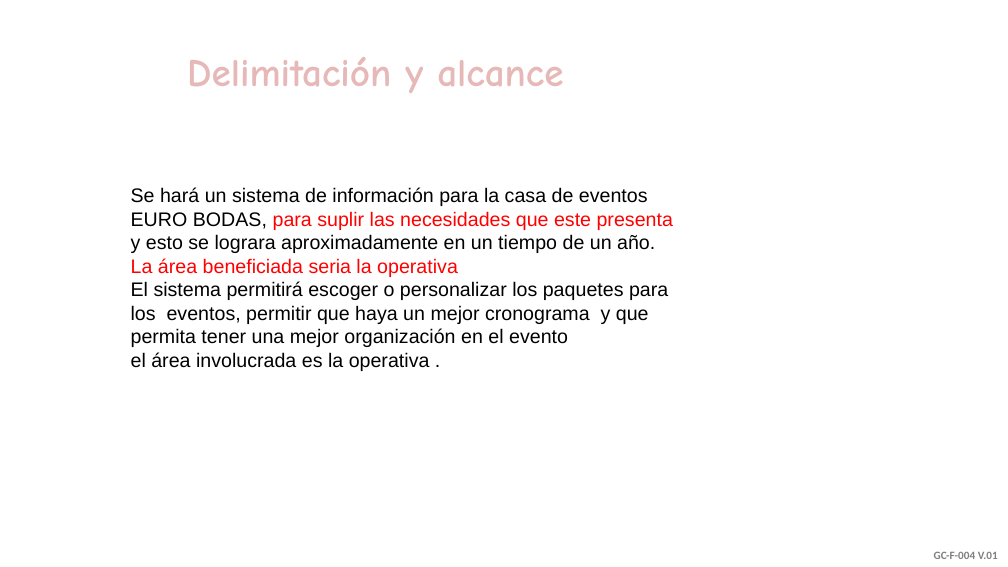
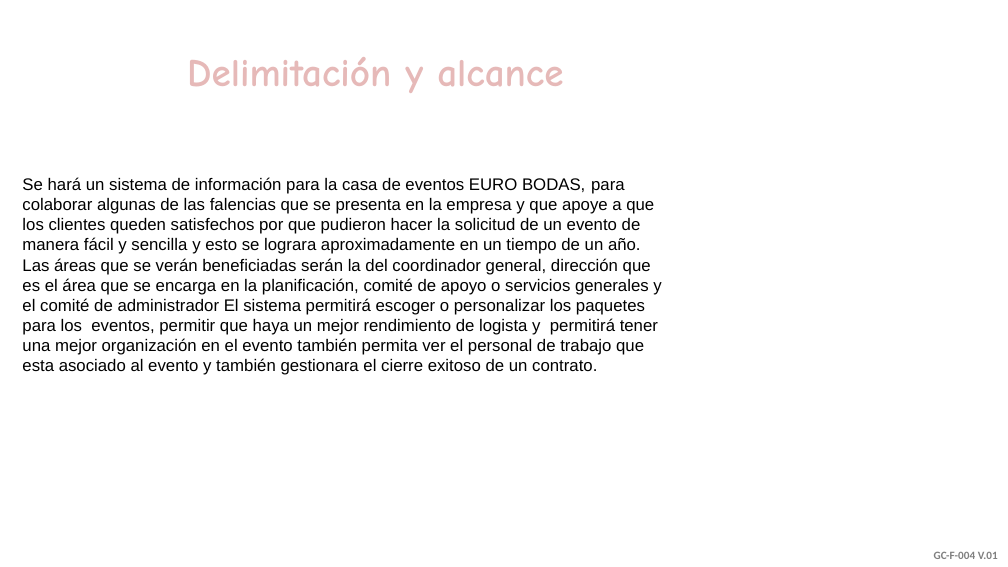
Before and after one commit to JsMorales03/ADSI, a slide deck: slide 8 of Casa de eventos.pptx (slide 7 before the commit). Drawn at 1008x567 pixels with LibreOffice and Linux fonts; fonts in the diff are those of the drawing; background and template pictures are left out. Boxes give left, top, right and bottom in pixels: in the first picture for what was removed or moved away, otherwise in the second. Text is boxed around its words. In the diff, an @@ line names an element or a change of style, - is before the commit and + after.

```diff
--- a/Casa de eventos.pptx
+++ b/Casa de eventos.pptx
@@ text at <box>22,177,661,375</box>: text changed; size 14 to 12 pt @@
-Se hará un sistema de información para la casa de eventos EURO BODAS, para suplir las necesidades que este presenta y esto se lograra aproximadamente en un tiempo de un año. La área beneficiada seria la operativa
-El sistema permitirá escoger o personalizar los paquetes para los eventos, permitir que haya un mejor cronograma y que permita tener una mejor organización en el evento
-el área involucrada es la operativa .
+Se hará un sistema de información para la casa de eventos EURO BODAS, para colaborar algunas de las falencias que se presenta en la empresa y que apoye a que los clientes queden satisfechos por que pudieron hacer la solicitud de un evento de manera fácil y sencilla y esto se lograra aproximadamente en un tiempo de un año. Las áreas que se verán beneficiadas serán la del coordinador general, dirección que es el área que se encarga en la planificación, comité de apoyo o servicios generales y el comité de administrador El sistema permitirá escoger o personalizar los paquetes para los eventos, permitir que haya un mejor rendimiento de logista y permitirá tener una mejor organización en el evento también permita ver el personal de trabajo que esta asociado al evento y también gestionara el cierre exitoso de un contrato.
```
Also in this commit, not shown: 7 other slides changed, 1 slide added, 1 other file.
